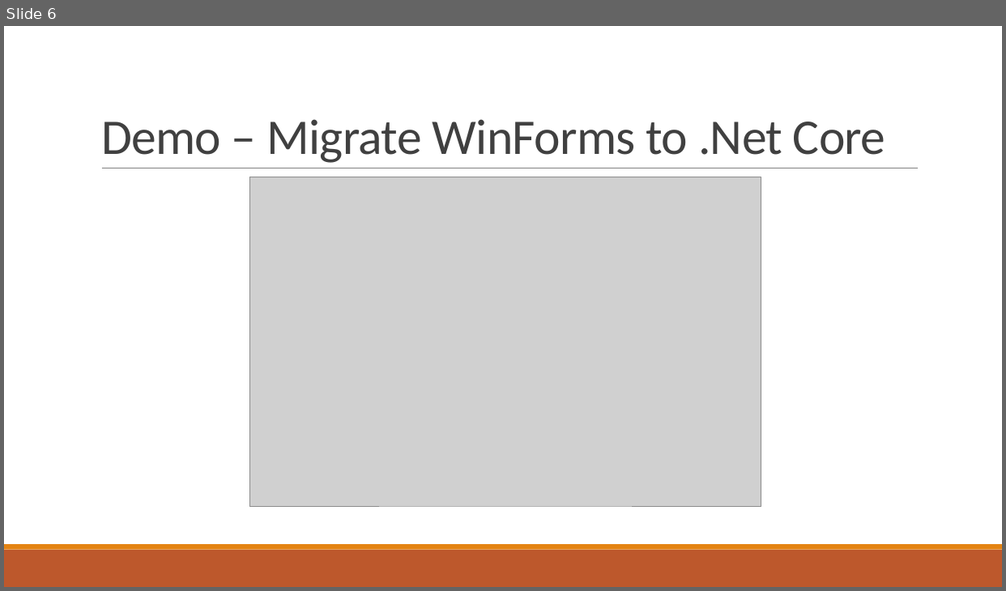
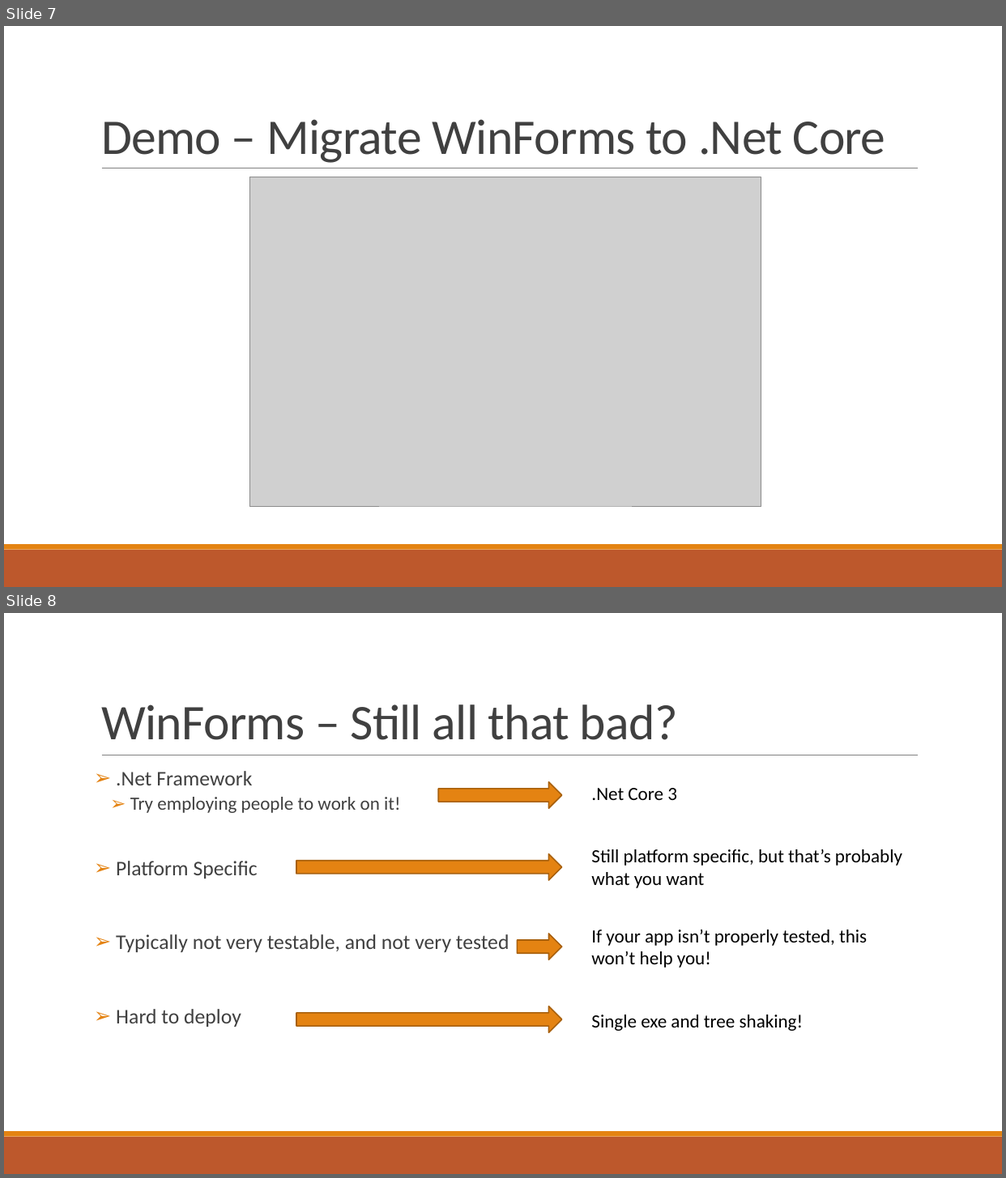
Before and after one commit to pcmichaels/WindowsDesktopTalk, a slide deck: Slides/WindowsDesktop.pptx. Shown one above the other, each under a label of ours: slide 6 before the commit, slides 7 and 8 after it. The pictures are 1006x591 and 1006x1178 pixels, drawn with LibreOffice and Linux fonts; fonts in the diff are those of the drawing; grey boxes stand for pictures. Boxes give left, top, right and bottom in pixels: in the first picture for what was removed or moved away, otherwise in the second. Text is boxed around its words. In the diff, an @@ line names an element or a change of style, - is before the commit and + after.

Commit message:
Update powerpoint

```diff
--- a/Slides/WindowsDesktop.pptx
+++ b/Slides/WindowsDesktop.pptx
@@ slide 8 added at [4,613,1002,1174], background #FFFFFF; not listed: 3 template elements that a slide beside it also shows @@
@@ title added at [101,705,678,740], 48 pt, text #404040 @@
+WinForms – Still all that bad?
@@ text added at [116,771,509,1027], 20 pt, text #404040 @@
+➢ .Net Framework
+  ➢ Try employing people to work on it!
+➢ Platform Specific
+➢ Typically not very testable, and not very tested
+➢ Hard to deploy
@@ right arrow added at [438,782,562,808], fill #E48312, outline #A9610D 1.25 pt @@
@@ text added at [591,788,677,800], 18 pt, text #000000 @@
+.Net Core 3
@@ right arrow added at [296,854,562,880], fill #E48312, outline #A9610D 1.25 pt @@
@@ text added at [591,850,902,888], 18 pt, text #000000 @@
+Still platform specific, but that’s probably what you want
@@ right arrow added at [518,934,562,960], fill #E48312, outline #A9610D 1.25 pt @@
@@ text added at [591,930,867,968], 18 pt, text #000000 @@
+If your app isn’t properly tested, this won’t help you!
@@ right arrow added at [296,1007,562,1033], fill #E48312, outline #A9610D 1.25 pt @@
@@ text added at [591,1015,803,1031], 18 pt, text #000000 @@
+Single exe and tree shaking!
@@ what was slide 6 is now slide 7 @@
```
Also in this commit, not shown: 6 other slides added.
